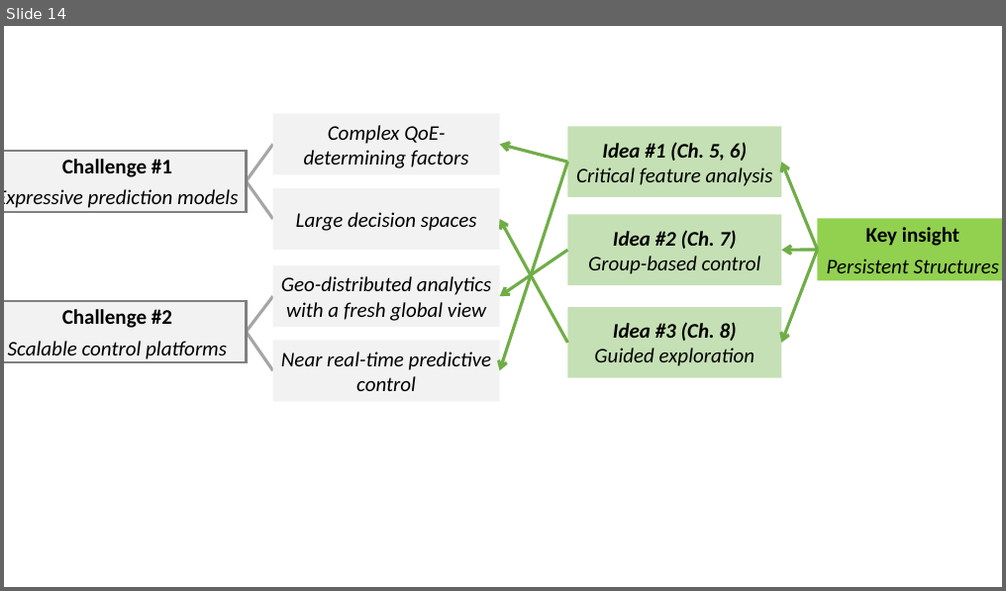
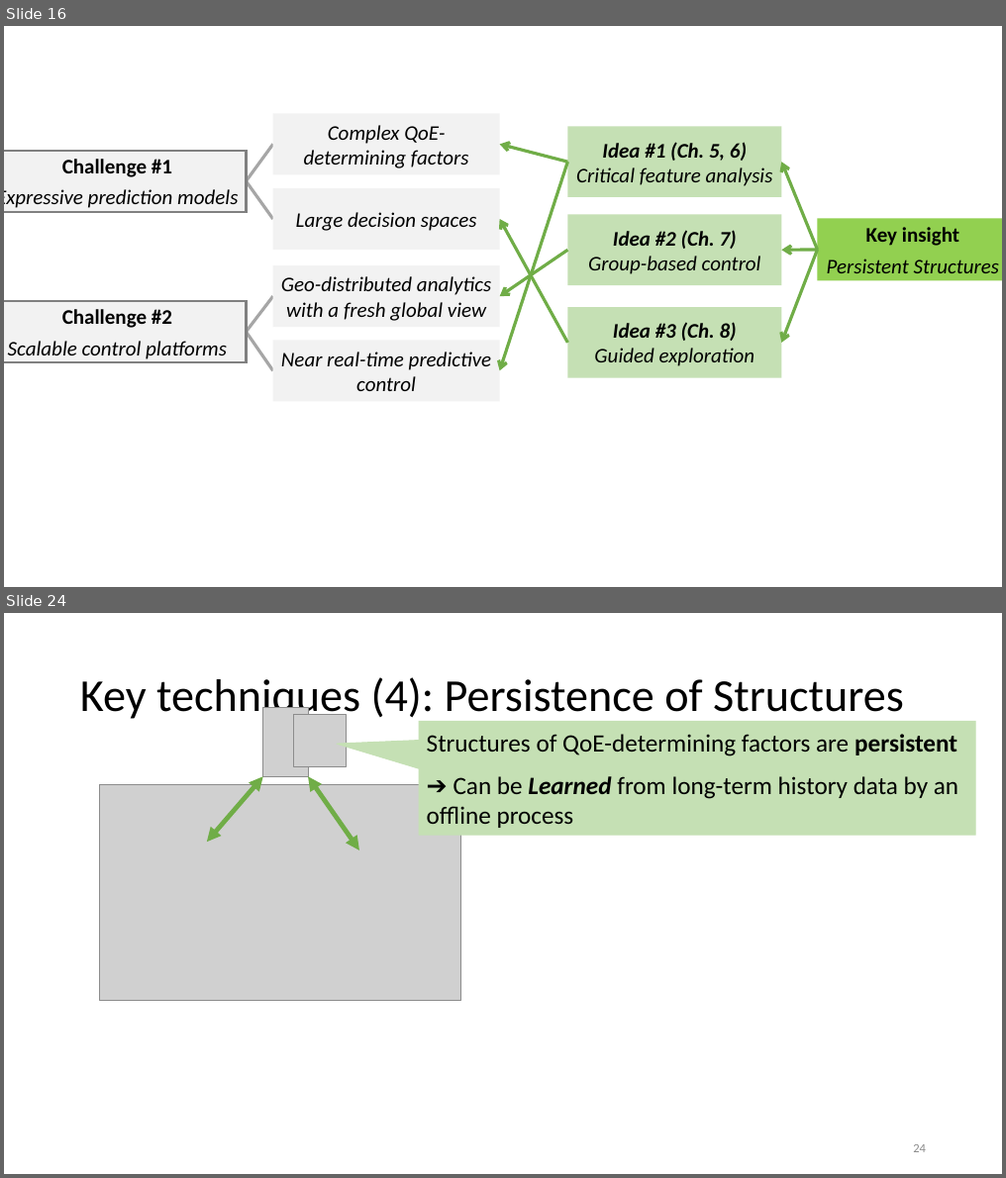
Before and after one commit to junchenj/PhD-Thesis, a slide deck: figures.pptx. Shown one above the other, each under a label of ours: slide 14 before the commit, slides 16 and 24 after it; the slides between them are not shown. The pictures are 1006x591 and 1006x1178 pixels, drawn with LibreOffice and Linux fonts; fonts in the diff are those of the drawing; grey boxes stand for pictures. Boxes give left, top, right and bottom in pixels: in the first picture for what was removed or moved away, otherwise in the second. Text is boxed around its words. In the diff, an @@ line names an element or a change of style, - is before the commit and + after.

```diff
--- a/figures.pptx
+++ b/figures.pptx
@@ slide 24 added at <box>4,613,1002,1174</box>, background #FFFFFF @@
@@ title added at <box>80,677,904,723</box>, 44 pt, text #000000 @@
+Key techniques (4): Persistence of Structures
@@ picture added at <box>263,707,308,777</box> @@
@@ picture added at <box>294,714,347,766</box> @@
@@ speech box added at <box>420,722,976,836</box>, fill #C5E0B4, outline #C5E0B4 1 pt, 24 pt, text #000000 @@
+Structures of QoE-determining factors are persistent
+➔ Can be Learned from long-term history data by an offline process
@@ picture added at <box>100,785,460,1001</box> @@
@@ double arrow added from (207, 842) to (263, 777), #70AD47 4.5 pt @@
@@ double arrow added from (359, 851) to (308, 777), #70AD47 4.5 pt @@
@@ page number added at <box>913,1145,926,1153</box>, 12 pt, text #8C8C8C @@
+24
@@ what was slide 14 is now slide 16 @@
```
Also in this commit, not shown: 9 other slides added, 22 other files.
